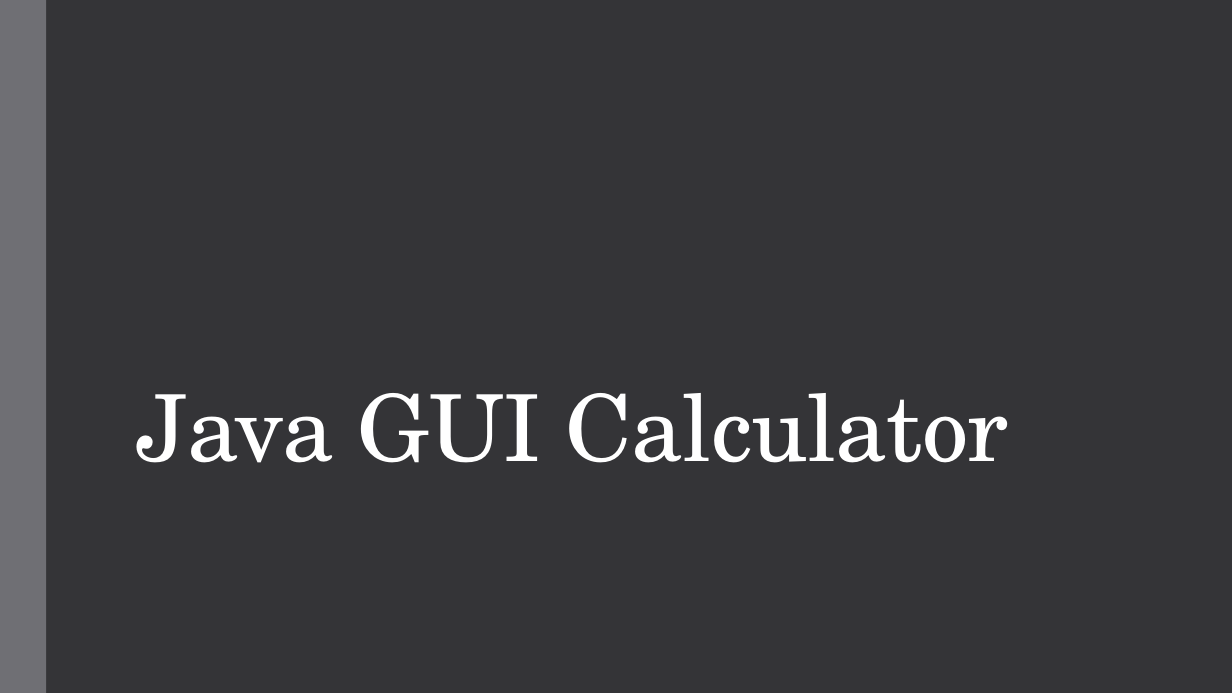
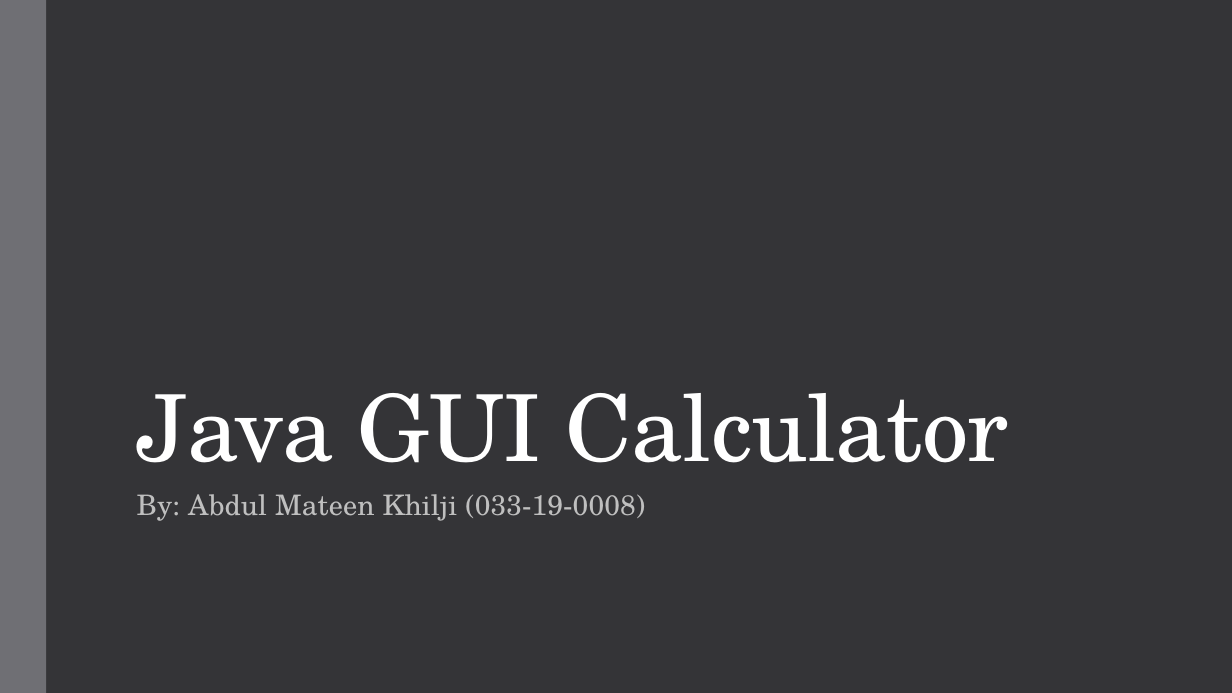
Before and after one commit to JealousGx/oop-simple-calculator, a slide deck: slide 1 of Calculator.pptx. Drawn at 1232x693 pixels with LibreOffice and Linux fonts; fonts in the diff are those of the drawing. Boxes give left, top, right and bottom in pixels: in the first picture for what was removed or moved away, otherwise in the second. Text is boxed around its words. In the diff, an @@ line names an element or a change of style, - is before the commit and + after.

```diff
--- a/Calculator.pptx
+++ b/Calculator.pptx
@@ subtitle added at <box>137,494,645,521</box>, 22 pt, text #BFBFBF @@
+By: Abdul Mateen Khilji (033-19-0008)
```
Also in this commit, not shown: 7 slides added, 1 slide removed, 1 other file.
